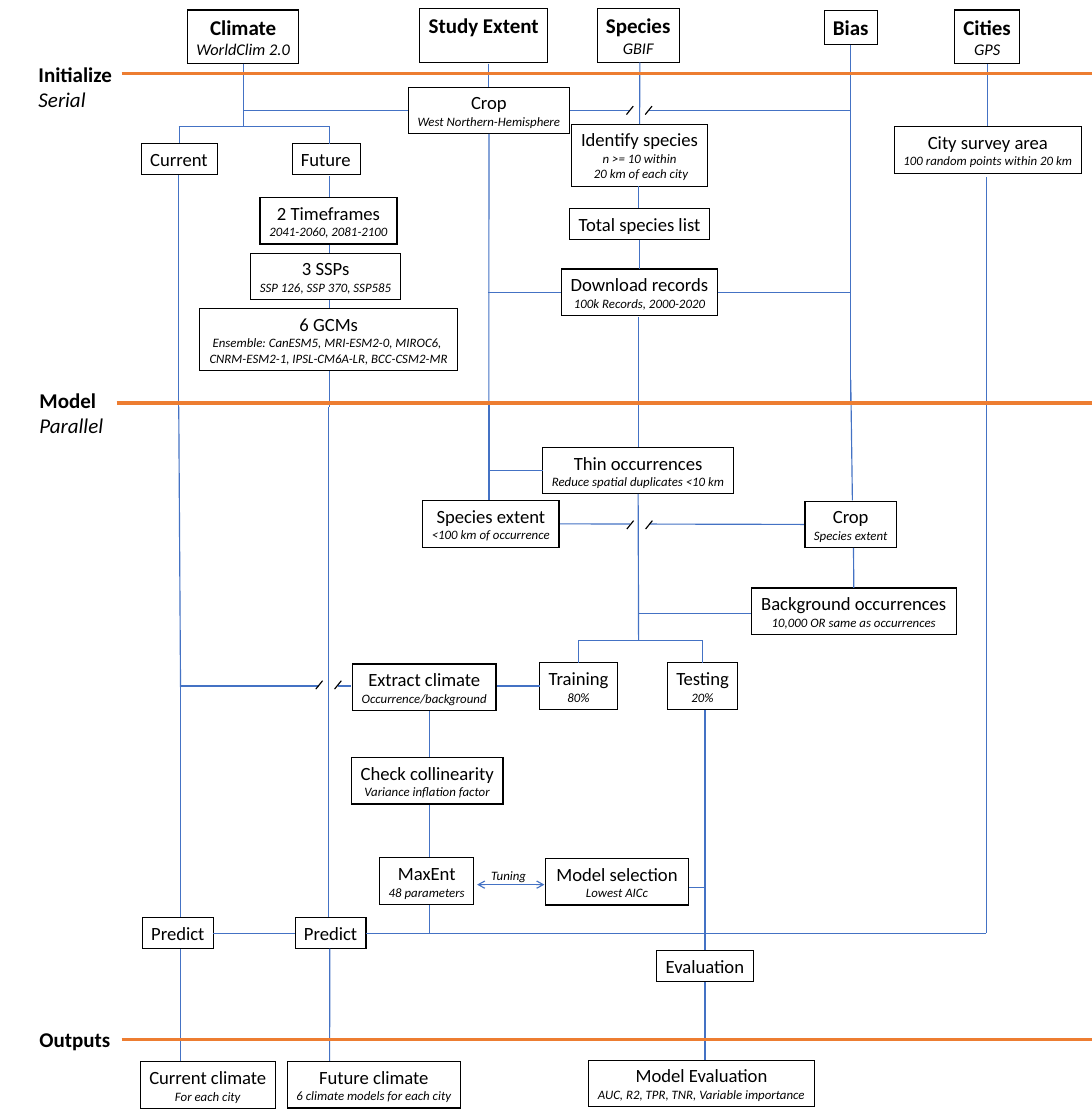
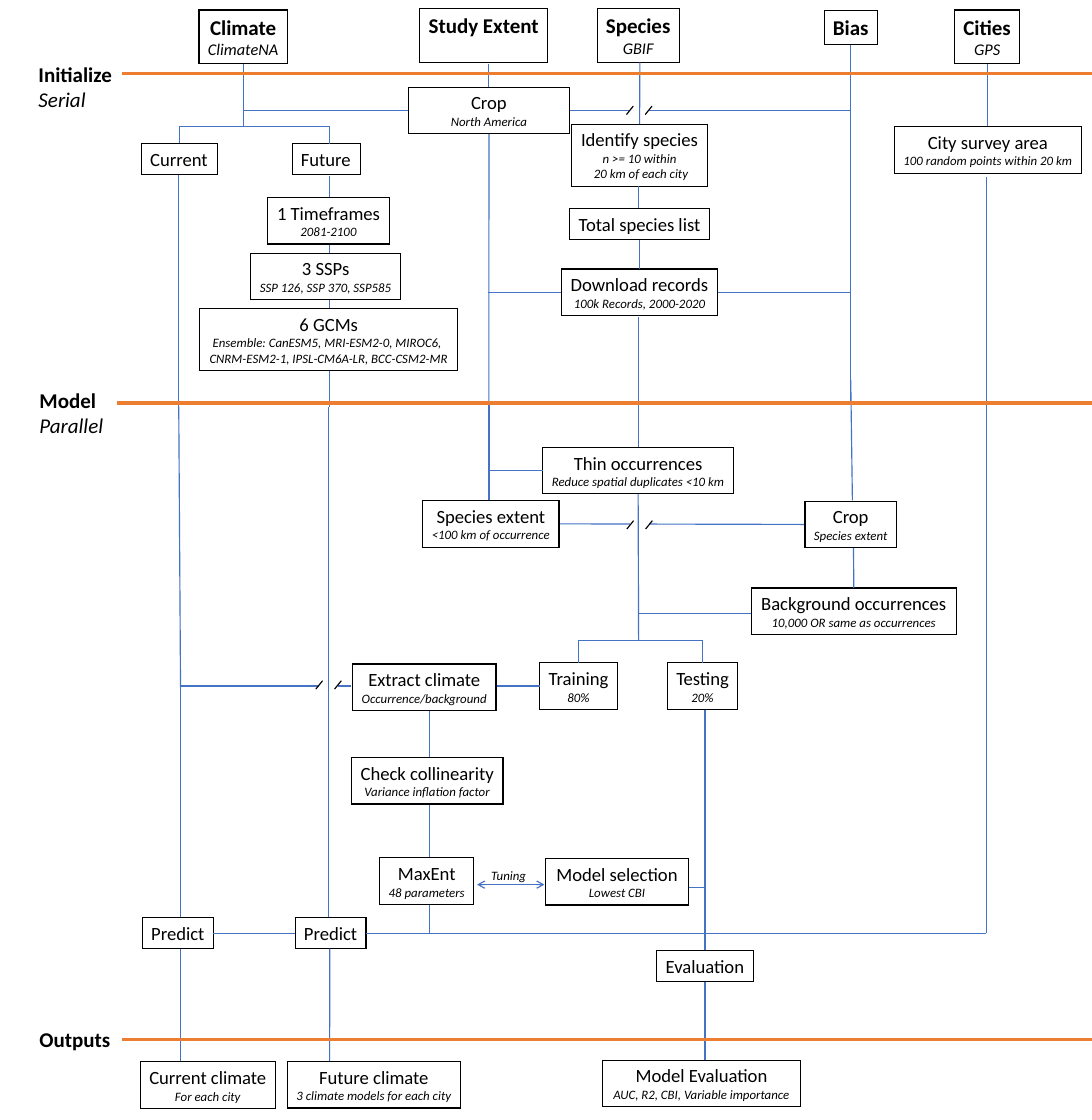
Before and after one commit to afilazzola/GreatUrbanShift, a slide deck: slide 2 of CodingWorkflow.pptx. Drawn at 1092x1120 pixels with LibreOffice and Linux fonts; fonts in the diff are those of the drawing. Boxes give left, top, right and bottom in pixels: in the first picture for what was removed or moved away, otherwise in the second. Text is boxed around its words. In the diff, an @@ line names an element or a change of style, - is before the commit and + after.

```diff
--- a/CodingWorkflow.pptx
+++ b/CodingWorkflow.pptx
@@ rectangle "Climate": place and size @@
-rectangle "Climate" at <box>187,10,299,64</box>
+rectangle "Climate" at <box>199,10,287,64</box>
@@ text in rectangle at <box>208,43,278,55</box>: text changed @@
-WorldClim 2.0
+ClimateNA
@@ text in rectangle at <box>451,117,527,126</box>: text changed @@
-West Northern-Hemisphere
+North America
@@ rectangle "1 Timeframes": place and size @@
-rectangle "1 Timeframes" at <box>260,197,397,244</box>
+rectangle "1 Timeframes" at <box>268,197,389,244</box>
@@ text in rectangle at <box>277,207,380,236</box>: text changed; size 11 to 16 pt; italic off @@
-2 Timeframes
-2041-2060, 2081-2100
+1 Timeframes
+2081-2100
@@ text in rectangle at <box>589,888,645,897</box>: text changed @@
-Lowest AICc
+Lowest CBI
@@ rectangle "Model Evaluation": place and size @@
-rectangle "Model Evaluation" at <box>588,1060,815,1107</box>
+rectangle "Model Evaluation" at <box>602,1060,801,1107</box>
@@ text in rectangle at <box>296,1091,451,1102</box>: text changed @@
-6 climate models for each city
+3 climate models for each city
@@ text in rectangle at <box>613,1090,789,1101</box>: text changed @@
-AUC, R2, TPR, TNR, Variable importance
+AUC, R2, CBI, Variable importance
```
Also in this commit, not shown: 16 other files.
